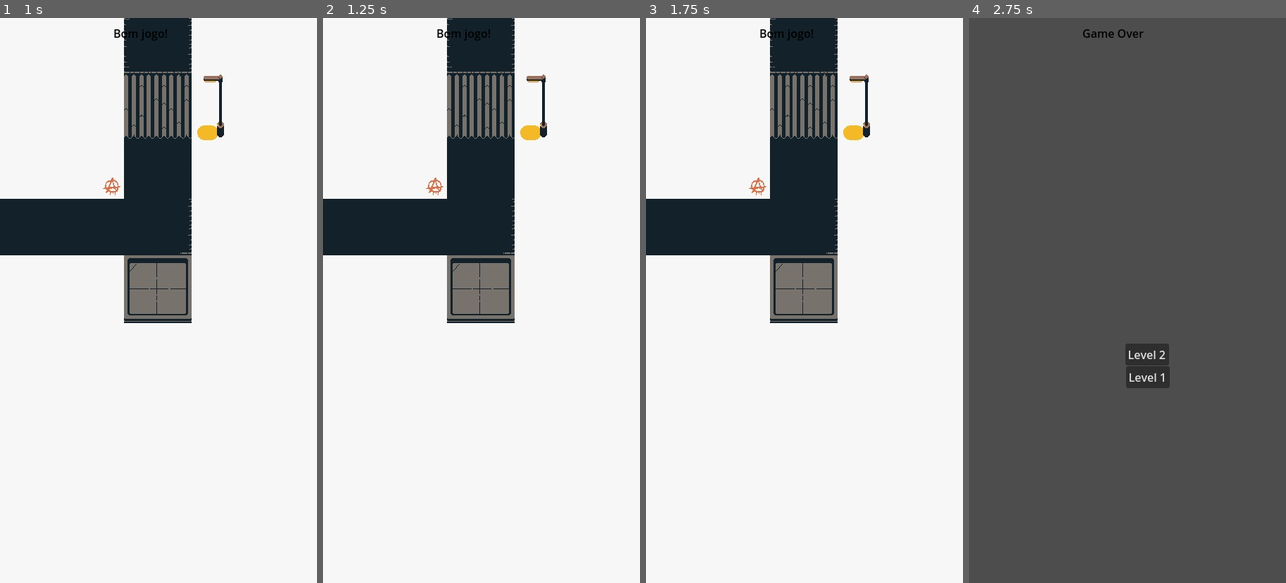
Above: before the commit, frames 1-4 (left to right).
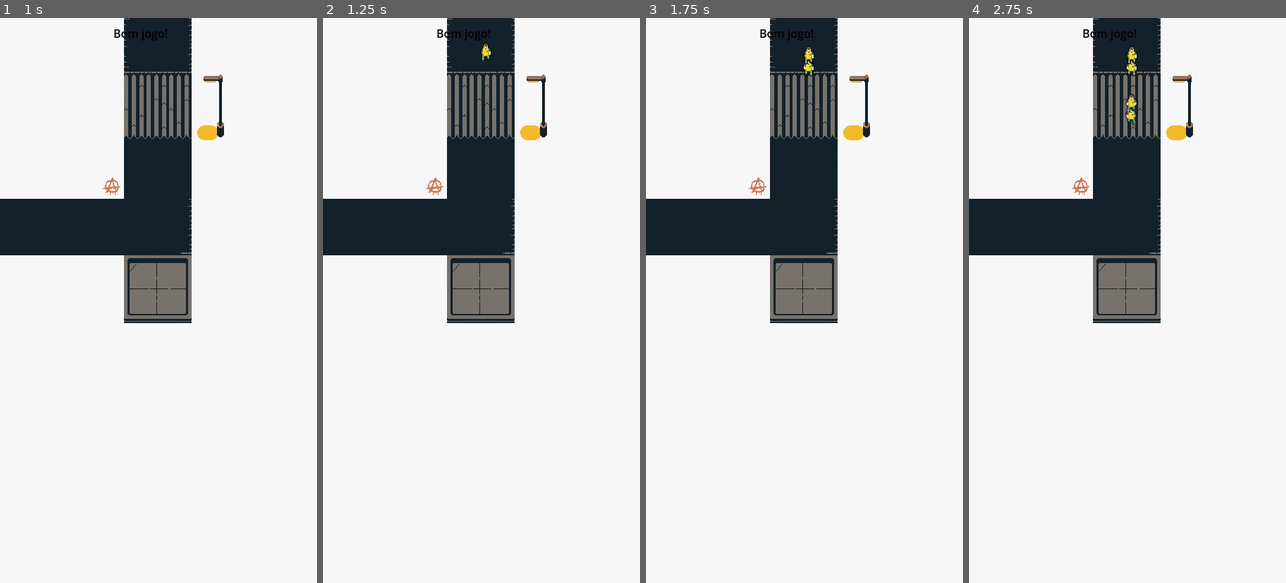
Above: after the commit, the same moments.

Repository: iparosds/SOS-Aliens
Game: Godot game, scene res://scenes/scene_manager.tscn
Two runs of this game, one before a commit and one after it. Both use one fixed random seed, a clock stepped at 60 frames per second and the inputs below.
Inputs:
- Up to frame 1 (1 s): click "Level 2" at 0.5 s
- Up to frame 2 (1.25 s): no input
- Up to frame 3 (1.75 s): no input
- Up to frame 4 (2.75 s): no input

Frame 1 is identical in both runs. In frame 2, less than 0.1% of the frame differs, in the area x 49-54%, y 4-8%; in frame 3, 0.1%; in frame 4, 100%, in the area x 0-100%, y 0-100%.

Commit message:
patriotas

Diff:
--- a/levels/level_01.tscn
+++ b/levels/level_01.tscn
@@ -879,6 +879,16 @@
 tile_set = SubResource("TileSet_81a5f")
 
 [node name="Timer" type="Timer" parent="."]
-wait_time = 2.0
+wait_time = 10.372
+
+[node name="SaidaLabirinto" type="Node2D" parent="."]
+position = Vector2(-22, 298)
+
+[node name="EntradaLabirinto" type="Node2D" parent="."]
+position = Vector2(223, 2)
+
+[node name="Spawn" type="Timer" parent="."]
+wait_time = 0.128
 
 [connection signal="timeout" from="Timer" to="." method="_on_timer_timeout"]
+[connection signal="timeout" from="Spawn" to="." method="_on_spawn_timeout"]
--- a/levels/level_02.tscn
+++ b/levels/level_02.tscn
@@ -1,7 +1,12 @@
-[gd_scene load_steps=5 format=4 uid="uid://d3w1e0xaquuqx"]
+[gd_scene load_steps=6 format=4 uid="uid://d3w1e0xaquuqx"]
 
 [ext_resource type="Script" uid="uid://cq6hvd85q87qa" path="res://scripts/level.gd" id="1_g685p"]
 [ext_resource type="Texture2D" uid="uid://c8so6h2ldkd2c" path="res://media/tileset.jpeg" id="1_nnn84"]
+
+[sub_resource type="NavigationPolygon" id="NavigationPolygon_g685p"]
+vertices = PackedVector2Array(525.039, 877.82, -222.969, 865.18, -127.953, -90, 528.961, -90)
+polygons = Array[PackedInt32Array]([PackedInt32Array(0, 1, 2, 3)])
+outlines = Array[PackedVector2Array]([PackedVector2Array(-137, -100, 539, -100, 535, 888, -234, 875)])
 
 [sub_resource type="TileSetAtlasSource" id="TileSetAtlasSource_mckh2"]
 texture = ExtResource("1_nnn84")
@@ -492,10 +497,24 @@
 [node name="Level" type="Node2D"]
 script = ExtResource("1_g685p")
 
-[node name="TileMapLayer" type="TileMapLayer" parent="."]
+[node name="NavigationRegion2D" type="NavigationRegion2D" parent="."]
+navigation_polygon = SubResource("NavigationPolygon_g685p")
+
+[node name="TileMapLayer" type="TileMapLayer" parent="NavigationRegion2D"]
 tile_map_data = PackedByteArray("AAALAAAAAAAIAAcAAAALAAEAAAAIAAgAAAALAAIAAAAIAAkAAAALAAMAAAAIAAoAAAALAAQAAAAIAAsAAAALAA …(30688 unchanged characters)…
 tile_set = SubResource("TileSet_81a5f")
 
 [node name="Timer" type="Timer" parent="."]
+wait_time = 10.0
+
+[node name="SaidaLabirinto" type="Node2D" parent="."]
+position = Vector2(229, 295)
+
+[node name="EntradaLabirinto" type="Node2D" parent="."]
+position = Vector2(231, 52)
+
+[node name="Spawn" type="Timer" parent="."]
+wait_time = 0.5
 
 [connection signal="timeout" from="Timer" to="." method="_on_timer_timeout"]
+[connection signal="timeout" from="Spawn" to="." method="_on_spawn_timeout"]
--- /dev/null
+++ b/scenes/patriota.tscn
@@ -0,0 +1,119 @@
+[gd_scene load_steps=17 format=3 uid="uid://cfswyscqgpdgg"]
+
+[ext_resource type="Texture2D" uid="uid://njx778gx1gm1" path="res://media/patriota.png" id="1_6t5ub"]
+[ext_resource type="Script" uid="uid://ciwaxbcetof32" path="res://scripts/patriota.gd" id="1_d71mh"]
+
+[sub_resource type="AtlasTexture" id="AtlasTexture_d71mh"]
+atlas = ExtResource("1_6t5ub")
+region = Rect2(0, 96, 48, 48)
+
+[sub_resource type="AtlasTexture" id="AtlasTexture_lh51e"]
+atlas = ExtResource("1_6t5ub")
+region = Rect2(48, 96, 48, 48)
+
+[sub_resource type="AtlasTexture" id="AtlasTexture_725rc"]
+atlas = ExtResource("1_6t5ub")
+region = Rect2(96, 96, 48, 48)
+
+[sub_resource type="AtlasTexture" id="AtlasTexture_5ekur"]
+atlas = ExtResource("1_6t5ub")
+region = Rect2(144, 96, 48, 48)
+
+[sub_resource type="AtlasTexture" id="AtlasTexture_upi7w"]
+atlas = ExtResource("1_6t5ub")
+region = Rect2(192, 96, 48, 48)
+
+[sub_resource type="AtlasTexture" id="AtlasTexture_bpsrg"]
+atlas = ExtResource("1_6t5ub")
+region = Rect2(240, 96, 48, 48)
+
+[sub_resource type="AtlasTexture" id="AtlasTexture_mjgqp"]
+atlas = ExtResource("1_6t5ub")
+region = Rect2(0, 0, 48, 48)
+
+[sub_resource type="AtlasTexture" id="AtlasTexture_c3fem"]
+atlas = ExtResource("1_6t5ub")
+region = Rect2(48, 0, 48, 48)
+
+[sub_resource type="AtlasTexture" id="AtlasTexture_enxm0"]
+atlas = ExtResource("1_6t5ub")
+region = Rect2(96, 0, 48, 48)
+
+[sub_resource type="AtlasTexture" id="AtlasTexture_yo745"]
+atlas = ExtResource("1_6t5ub")
+region = Rect2(144, 0, 48, 48)
+
+[sub_resource type="AtlasTexture" id="AtlasTexture_cvuny"]
+atlas = ExtResource("1_6t5ub")
+region = Rect2(192, 0, 48, 48)
+
+[sub_resource type="AtlasTexture" id="AtlasTexture_nkvoy"]
+atlas = ExtResource("1_6t5ub")
+region = Rect2(240, 0, 48, 48)
+
+[sub_resource type="SpriteFrames" id="SpriteFrames_hs27o"]
+animations = [{
+"frames": [{
+"duration": 1.0,
+"texture": SubResource("AtlasTexture_d71mh")
+}, {
+"duration": 1.0,
+"texture": SubResource("AtlasTexture_lh51e")
+}, {
+"duration": 1.0,
+"texture": SubResource("AtlasTexture_725rc")
+}, {
+"duration": 1.0,
+"texture": SubResource("AtlasTexture_5ekur")
+}, {
+"duration": 1.0,
+"texture": SubResource("AtlasTexture_upi7w")
+}, {
+"duration": 1.0,
+"texture": SubResource("AtlasTexture_bpsrg")
+}],
+"loop": true,
+"name": &"walk",
+"speed": 5.0
+}, {
+"frames": [{
+"duration": 1.0,
+"texture": SubResource("AtlasTexture_mjgqp")
+}, {
+"duration": 1.0,
+"texture": SubResource("AtlasTexture_c3fem")
+}, {
+"duration": 1.0,
+"texture": SubResource("AtlasTexture_enxm0")
+}, {
+"duration": 1.0,
+"texture": SubResource("AtlasTexture_yo745")
+}, {
+"duration": 1.0,
+"texture": SubResource("AtlasTexture_cvuny")
+}, {
+"duration": 1.0,
+"texture": SubResource("AtlasTexture_nkvoy")
+}],
+"loop": true,
+"name": &"walk_up",
+"speed": 5.0
+}]
+
+[sub_resource type="CapsuleShape2D" id="CapsuleShape2D_ncut4"]
+radius = 5.0
+height = 16.0
+
+[node name="Patriota" type="CharacterBody2D"]
+collision_mask = 17
+script = ExtResource("1_d71mh")
+
+[node name="NavigationAgent2D" type="NavigationAgent2D" parent="."]
+
+[node name="AnimationPlayer" type="AnimatedSprite2D" parent="."]
+sprite_frames = SubResource("SpriteFrames_hs27o")
+animation = &"walk"
+
+[node name="CollisionShape2D" type="CollisionShape2D" parent="."]
+position = Vector2(0, -5)
+shape = SubResource("CapsuleShape2D_ncut4")
--- a/scenes/scene_manager.tscn
+++ b/scenes/scene_manager.tscn
@@ -1,13 +1,9 @@
-[gd_scene load_steps=4 format=3 uid="uid://b3w6p7iuwb8iu"]
+[gd_scene load_steps=3 format=3 uid="uid://b3w6p7iuwb8iu"]
 
 [ext_resource type="Script" uid="uid://bl77r0xfbg40h" path="res://scripts/scene_manager.gd" id="1_b81s6"]
-[ext_resource type="PackedScene" uid="uid://dsf218g5whvei" path="res://levels/level_01.tscn" id="2_h7lqg"]
 [ext_resource type="PackedScene" uid="uid://42oeppt28feq" path="res://scenes/ui.tscn" id="3_q7wi7"]
 
 [node name="SceneManager" type="Node2D"]
 script = ExtResource("1_b81s6")
 
-[node name="Level" parent="." instance=ExtResource("2_h7lqg")]
-visible = false
-
 [node name="UI" parent="." instance=ExtResource("3_q7wi7")]
--- a/scripts/controller.gd
+++ b/scripts/controller.gd
@@ -1,20 +1,31 @@
 extends Node
 
 var scene_manager: SceneManager
-var current_level
+var level: Level
+var ui: UI
+@onready var patriota = preload("res://scenes/patriota.tscn")
 
-func change_level(level):
-	scene_manager.level.visible = true
-	var new_level = load(level).instantiate()
-	scene_manager.level.add_child(new_level)
-	scene_manager.level.timer.start()
-	scene_manager.ui.main_menu.visible = false
-	scene_manager.ui.label.text = "Bom jogo!"
-	current_level = new_level
+func change_level(load_level):
+	var new_level = load(load_level).instantiate()
+	scene_manager.remove_child(level)
+	scene_manager.add_child(new_level)
+
+func start_level():
+	level.timer.start()
+	level.spawn.start()
+	ui.main_menu.visible = false
+	ui.label.text = "Bom jogo!"
+
+func spawn_patriota():
+	var new_patriota = patriota.instantiate()
+	new_patriota.saida  = level.saida_labirinto.global_position
+	new_patriota.global_position = level.entrada_labirinto.global_position
+	level.add_child(new_patriota)
 
 func game_over():
-	scene_manager.level.visible = false
-	scene_manager.level.timer.stop()
-	scene_manager.ui.label.text = "Game Over"
-	scene_manager.ui.main_menu.visible = true
-	scene_manager.ui.visible = true
+	print("game_over")
+	level.visible = false
+	level.timer.stop()
+	ui.label.text = "Game Over"
+	ui.main_menu.visible = true
+	ui.visible = true
--- a/scripts/level.gd
+++ b/scripts/level.gd
@@ -1,6 +1,18 @@
-extends Node2D
+class_name Level extends Node2D
 @onready var timer: Timer = $Timer
+@onready var saida_labirinto: Node2D = $SaidaLabirinto
+@onready var entrada_labirinto: Node2D = $EntradaLabirinto
+@onready var spawn: Timer = $Spawn
+
+func _ready():
+	print("level ready")
+	Controller.level = self
+	Controller.start_level()
+	print(Controller.ui)
 
 func _on_timer_timeout() -> void:
 	print('game over')
 	Controller.game_over()
+
+func _on_spawn_timeout() -> void:
+	Controller.spawn_patriota()
--- /dev/null
+++ b/scripts/patriota.gd
@@ -0,0 +1,31 @@
+class_name Patriota extends CharacterBody2D
+
+@onready var navigation_agent_2d: NavigationAgent2D = $NavigationAgent2D
+@onready var animation_player: AnimatedSprite2D = $AnimationPlayer
+
+# Velocidade de movimentação da barata (pode ser configurada no editor)
+@export var speed: float = 100.0
+
+var saida: Vector2 = Vector2(0,0)
+
+# Direção atual do movimento da barata (atualizada a cada frame)
+var direction: Vector2
+
+func _ready():
+	navigation_agent_2d.target_position = saida
+
+func _physics_process(delta):
+	# Se o agente já chegou ao destino, remove a barata da cena
+	if navigation_agent_2d.is_navigation_finished():
+		queue_free()
+		return
+
+	animation_player.play("walk")
+	direction = navigation_agent_2d.get_next_path_position() - global_position
+	direction = direction.normalized()
+
+	# Suaviza a velocidade com interpolação para um movimento mais natural
+	velocity = velocity.lerp(direction * speed, delta)
+
+	# Move a barata de acordo com a física do Godot
+	move_and_slide()
--- a/scripts/scene_manager.gd
+++ b/scripts/scene_manager.gd
@@ -1,6 +1,4 @@
 class_name SceneManager extends Node2D
-@onready var level: Node2D = $Level
-@onready var ui: Node2D = $UI
 
 func _ready():
 	Controller.scene_manager = self
--- a/scripts/ui.gd
+++ b/scripts/ui.gd
@@ -1,12 +1,13 @@
-extends Node2D
+class_name UI extends Node2D
 @onready var main_menu: CanvasLayer = $main_menu
 @onready var header: CanvasLayer = $header
 @onready var label: Label = $header/Label
 
+func _ready():
+	Controller.ui = self
 
 func _on_level_2_pressed() -> void:
 	Controller.change_level("res://levels/level_02.tscn")
 
-
 func _on_level_1_pressed() -> void:
 	Controller.change_level("res://levels/level_01.tscn")
Not shown, added: scripts/patriota.gd.uid
